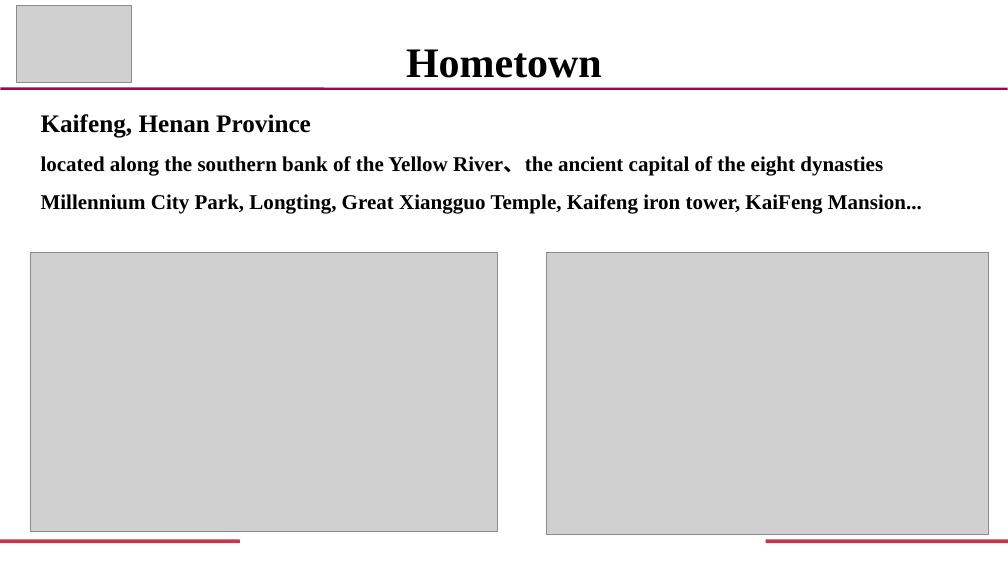
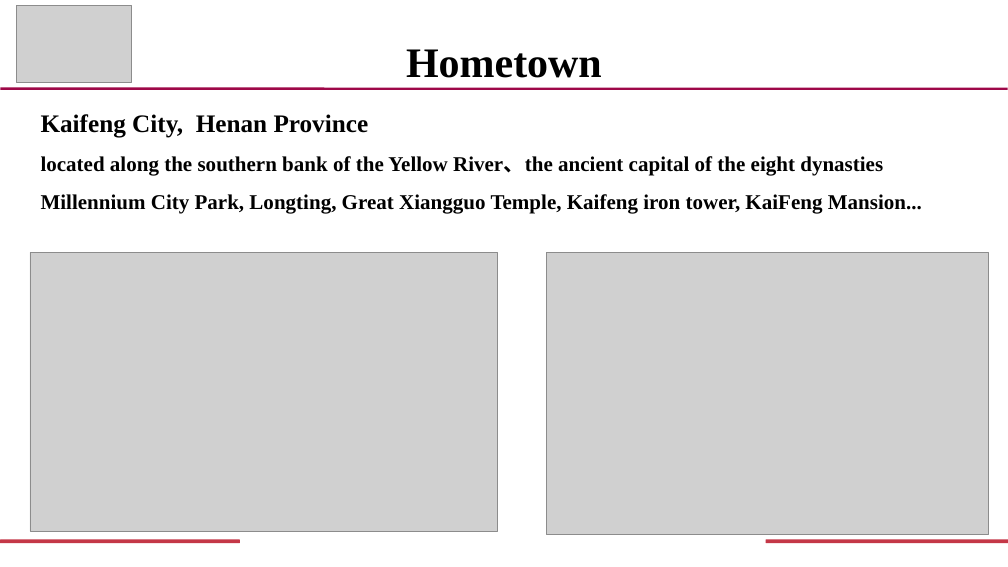
Before and after one commit to duanduanhh/CS, a slide deck: slide 2 of interview/PersonalIntroduction.pptx. Drawn at 1008x567 pixels with LibreOffice and Linux fonts; fonts in the diff are those of the drawing; grey boxes stand for pictures. Boxes give left, top, right and bottom in pixels: in the first picture for what was removed or moved away, otherwise in the second. Text is boxed around its words. In the diff, an @@ line names an element or a change of style, - is before the commit and + after.

```diff
--- a/interview/PersonalIntroduction.pptx
+++ b/interview/PersonalIntroduction.pptx
@@ text at (x1=41, y1=114, x2=369, y2=138): text changed @@
-Kaifeng, Henan Province
+Kaifeng City, Henan Province
```
Also in this commit, not shown: 4 other slides changed, 1 slide added, 1 slide removed, 3 other files.
